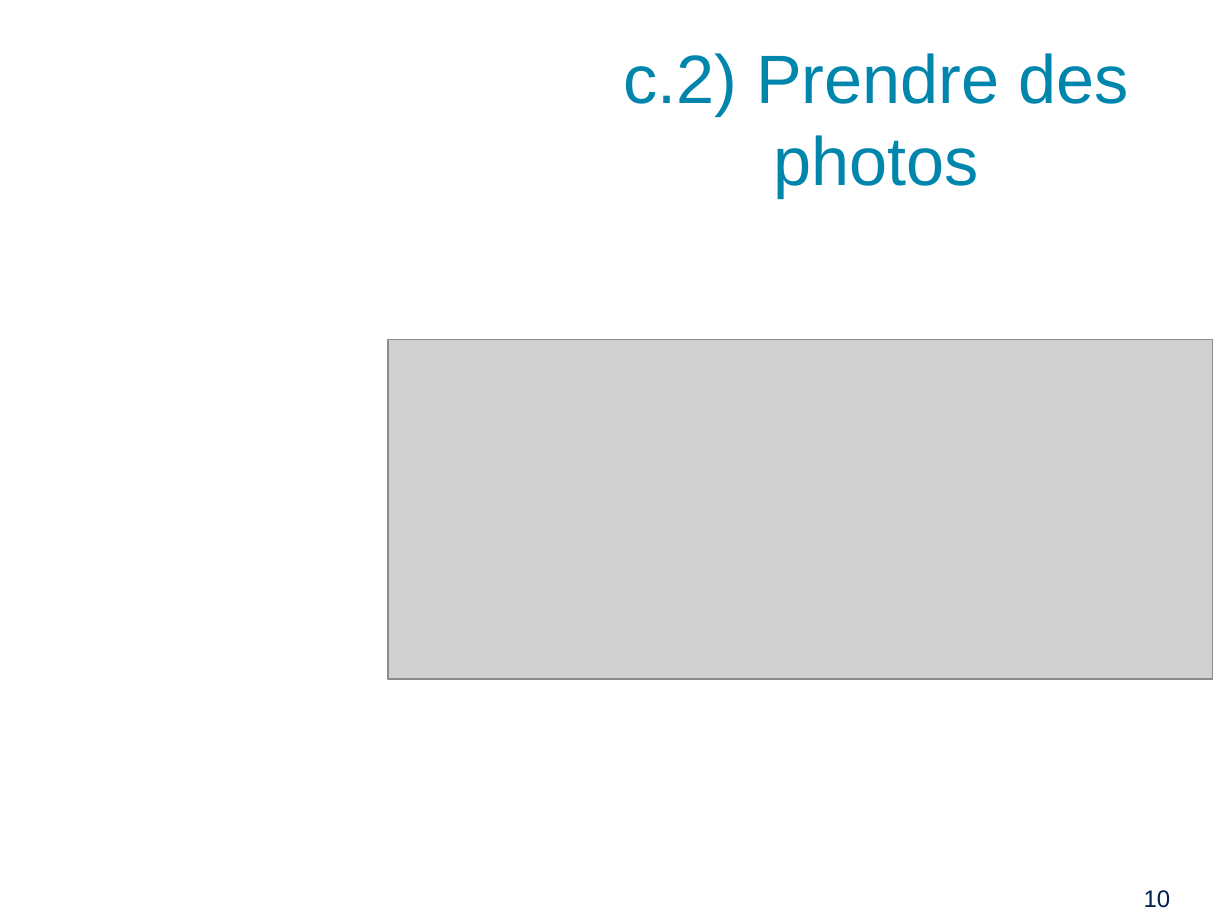
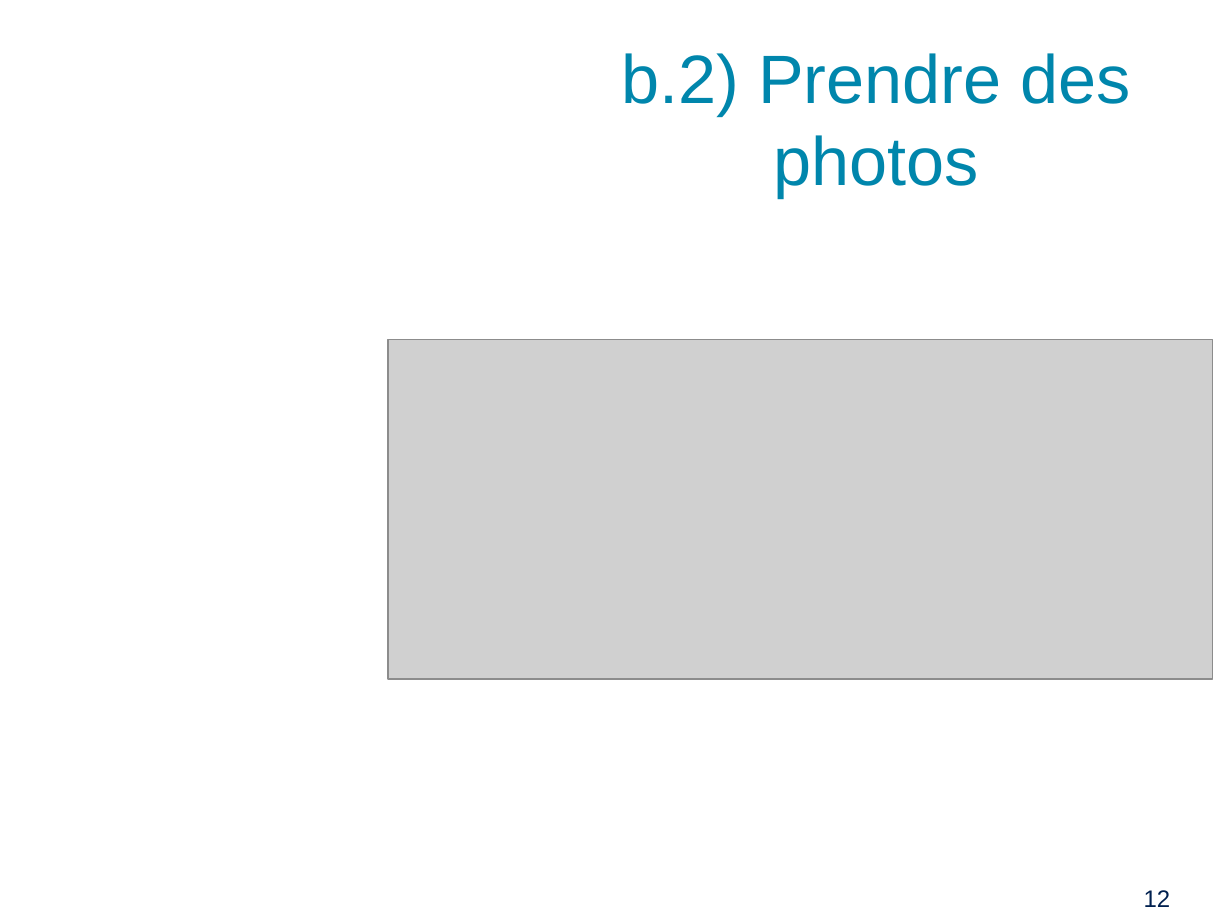
Before and after one commit to PinaudLucas/Projet, a slide deck: slide 12 of Lucas/Revue_1.odp (slide 10 before the commit). Drawn at 1232x924 pixels with LibreOffice and Linux fonts; fonts in the diff are those of the drawing; grey boxes stand for pictures; background and template pictures are left out. Boxes give left, top, right and bottom in pixels: in the first picture for what was removed or moved away, otherwise in the second. Text is boxed around its words. In the diff, an @@ line names an element or a change of style, - is before the commit and + after.

```diff
--- a/Lucas/Revue_1.odp
+++ b/Lucas/Revue_1.odp
@@ title at [622,53,1131,197]: text changed @@
-c.2) Prendre des photos
+b.2) Prendre des photos
@@ page number at [1144,890,1171,907]: text changed @@
-10
+12
```
Also in this commit, not shown: 8 other slides changed, 2 slides added, 1 other file.
